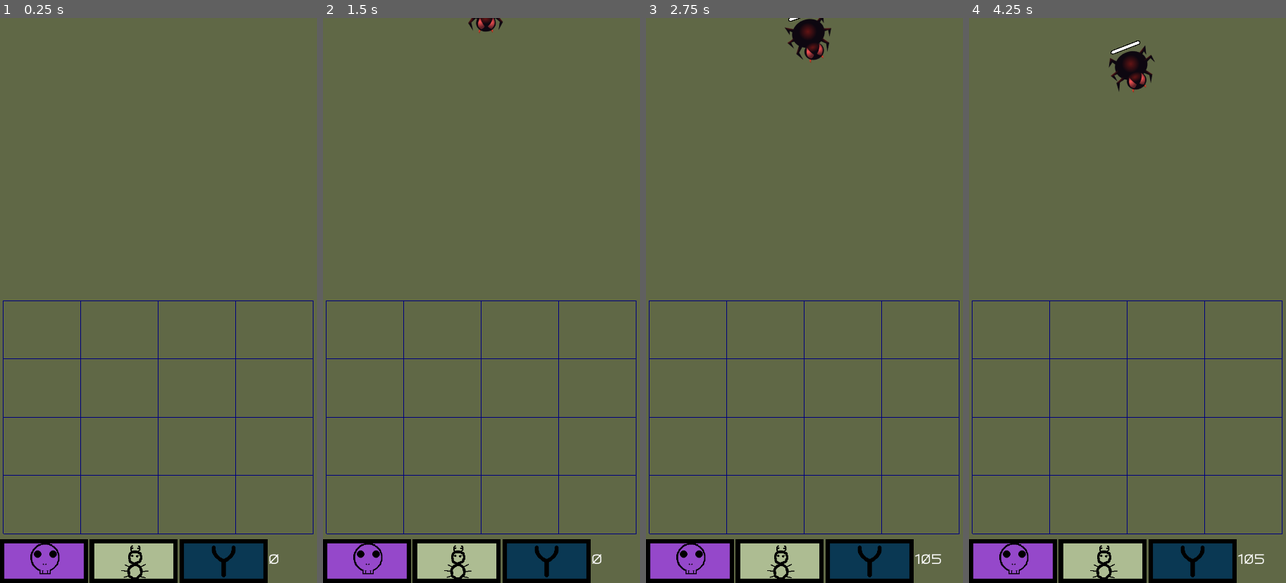
Above: before the commit, frames 1-4 (left to right).
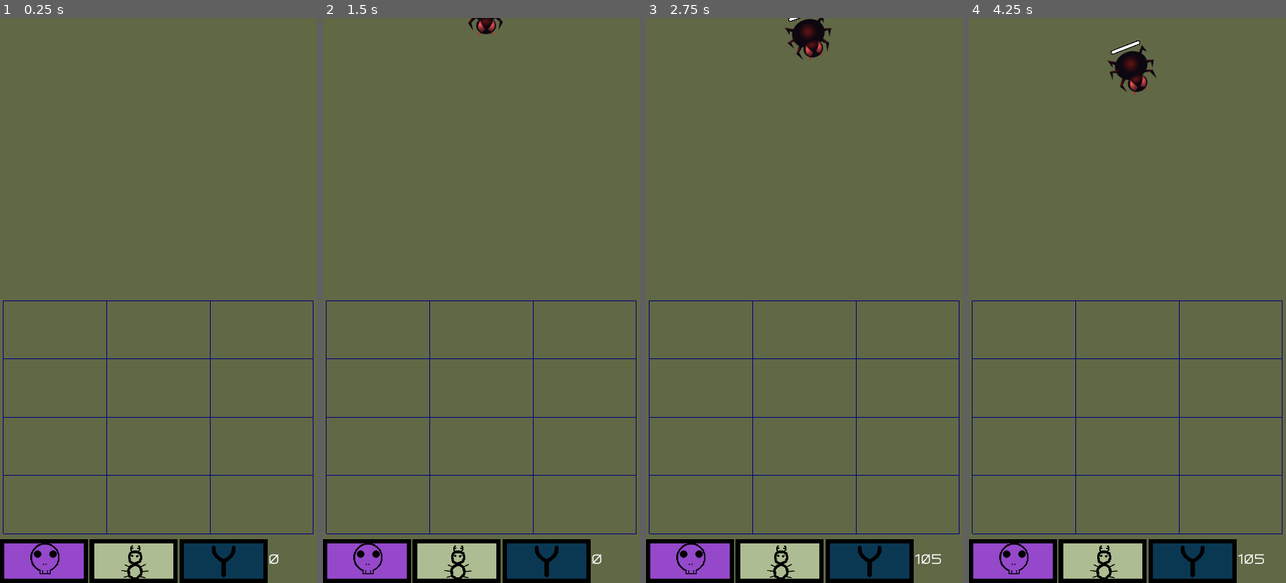
Above: after the commit, the same moments.

Repository: algch/Pest-Control
Game: Godot game, scene res://game_modes/Waves.tscn
The game is run twice, just before and just after one commit, with the same random seed, the same clock (stepped at 60 frames per second) and the same inputs.
Inputs (mouse positions are in pixels of both pictures, inside the frame that each line leads up to):
- Up to frame 1 (0.25 s): no input
- Up to frame 2 (1.5 s): click (367, 560) at 0.5 s; click (456, 560) at 1.25 s
- Up to frame 3 (2.75 s): click (871, 560) at 2 s
- Up to frame 4 (4.25 s): click (1013, 560) at 2.75 s; click (1102, 560) at 3.5 s

The runs differ from the first frame. In frame 1, 0.5% of the frame differs, in the area x 25-75%, y 50-92%; in frame 2, 0.6%; in frame 3, 0.6%; in frame 4, 0.8%, in the area x 25-75%, y 4-92%.

Commit message:
minor input improvements

Diff:
--- a/draggable_items/ItemHandler.gd
+++ b/draggable_items/ItemHandler.gd
@@ -7,7 +7,7 @@
 var poison_class = preload("res://draggable_items/poison/Poison.tscn")
 var ant_class = preload("res://draggable_items/ant/Ant.tscn")
 
-var horizontal_slots = 4
+var horizontal_slots = 3
 var vertical_slots = 4
 onready var h_slot_size = $DraggableArea.position.x / self.horizontal_slots
 onready var v_slot_size = $DraggableArea.position.y / self.vertical_slots
--- a/draggable_items/slingshot/Projectile.gd
+++ b/draggable_items/slingshot/Projectile.gd
@@ -5,12 +5,14 @@
 
 var direction = Vector2.UP
 var speed = 500.0
+var distance_span
 
 signal exploded(explosion)
 
-func init(pos: Vector2, dir: Vector2):
-	position = pos
-	direction = dir
+func init(pos: Vector2, dir: Vector2, dist_span: float):
+	self.position = pos
+	self.direction = dir
+	self.distance_span = dist_span
 
 func _physics_process(delta):
 	var motion = direction * speed * delta
@@ -23,8 +25,16 @@
 
 		destroy()
 
+func _ready():
+	$Timer.set_wait_time(distance_span / speed)
+	$Timer.connect("timeout", self, "_on_Timer_timeout")
+	$Timer.start()
+
+func _on_Timer_timeout():
+	destroy()
+
 func destroy():
 	var explosion = explosion_class.instance()
-	explosion.global_position = self.global_position
+	explosion.position = self.position
 	emit_signal("exploded", explosion)
 	queue_free()
--- a/draggable_items/slingshot/Projectile.tscn
+++ b/draggable_items/slingshot/Projectile.tscn
@@ -15,3 +15,6 @@
 
 [node name="Sprite" type="Sprite" parent="."]
 texture = ExtResource( 1 )
+
+[node name="Timer" type="Timer" parent="."]
+[connection signal="timeout" from="Timer" to="." method="_on_Timer_timeout"]
--- a/draggable_items/slingshot/Slingshot.gd
+++ b/draggable_items/slingshot/Slingshot.gd
@@ -13,6 +13,8 @@
 var cost = 15
 var current_cell = null
 var can_shoot = true
+var shoot_range = 300.0
+var action_thereshold = 10.0
 
 class_name Slingshot
 
@@ -66,14 +68,14 @@
 		return
 
 	var raw_direction = reference_pos - get_global_mouse_position()
-	if not raw_direction:
-		raw_direction = Vector2.UP
+	if not raw_direction or not _is_aiming_angle_valid(raw_direction):
+		return
 
-	if not _is_aiming_angle_valid(raw_direction):
+	if raw_direction.length() <= self.action_thereshold:
 		return
 
 	var projectile = projectile_class.instance()
-	projectile.init(position, raw_direction.normalized())
+	projectile.init(position, raw_direction.normalized(), shoot_range)
 	emit_signal("shoot", projectile)
 
 	self.current_state = STATE.IDLE
@@ -91,7 +93,7 @@
 	$CooldownBar.visible = false
 	self.can_shoot = true
 
-func _on_SelectorButton_released():
+func _on_SelectorButton_pressed():
 	if self.is_selected:
 		return
 
@@ -117,8 +119,12 @@
 
 	var color = Color(1, 1, 1)
 	if not _is_aiming_angle_valid(raw_direction) or not self.can_shoot:
-		color += Color(0, -1, -1)
-	draw_line(Vector2(), raw_direction.normalized() * 100, color)
+		color = Color(1, 0, 0)
+	var up = Vector2.UP.angle()
+	var offset = deg2rad(45)
+	draw_arc(Vector2(), self.shoot_range, up - offset, up + offset, 50, color, 5)
+	draw_line(Vector2(), raw_direction.normalized() * self.shoot_range, color, 5)
+	draw_circle(reference_pos - self.position, get_global_mouse_position().distance_to(reference_pos), color - Color(0, 0, 0, 0.8))
 
 func _is_aiming_angle_valid(dir : Vector2) -> bool:
 	var aiming_angle = rad2deg(dir.angle_to(Vector2.UP))
--- a/draggable_items/slingshot/Slingshot.tscn
+++ b/draggable_items/slingshot/Slingshot.tscn
@@ -76,5 +76,6 @@
 
 [node name="CooldownTimer" type="Timer" parent="."]
 wait_time = 3.0
+[connection signal="pressed" from="SelectorButton" to="." method="_on_SelectorButton_pressed"]
 [connection signal="released" from="SelectorButton" to="." method="_on_SelectorButton_released"]
 [connection signal="timeout" from="CooldownTimer" to="." method="_on_CooldownTimer_timeout"]
--- a/enemies/spider/Spider.tscn
+++ b/enemies/spider/Spider.tscn
@@ -74,7 +74,7 @@
 rotation = -1.5708
 frames = SubResource( 1 )
 animation = "walk"
-frame = 7
+frame = 3
 playing = true
 
 [node name="CollisionShape2D" type="CollisionShape2D" parent="."]
